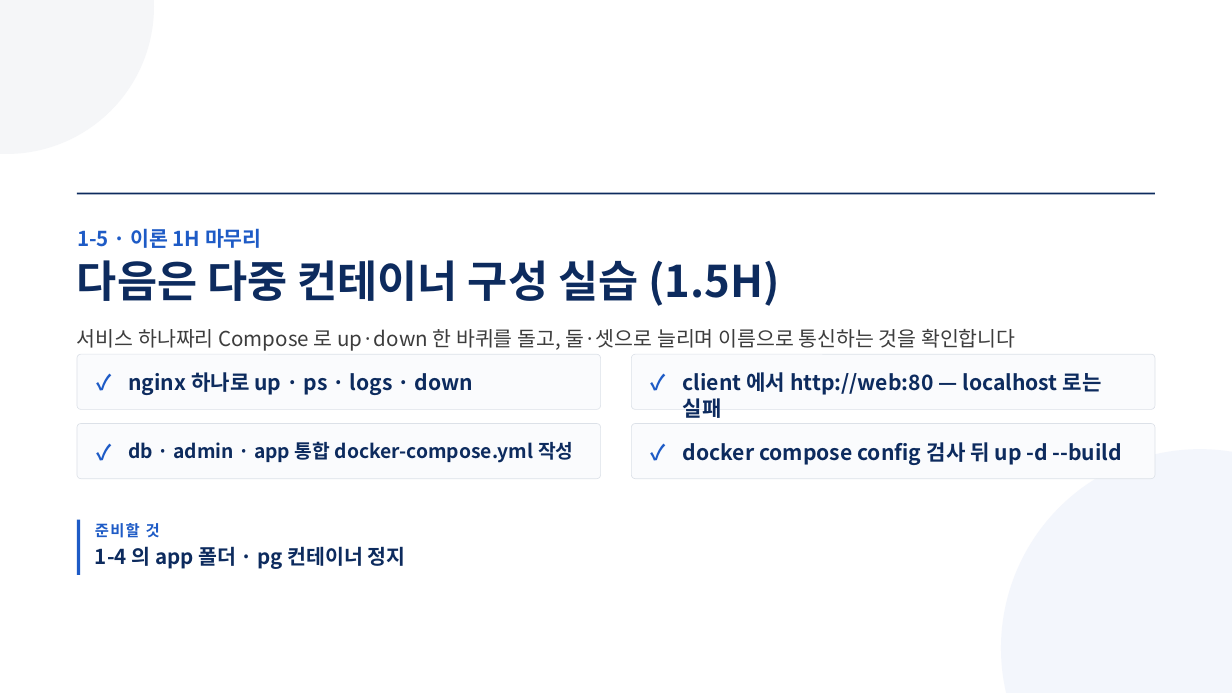
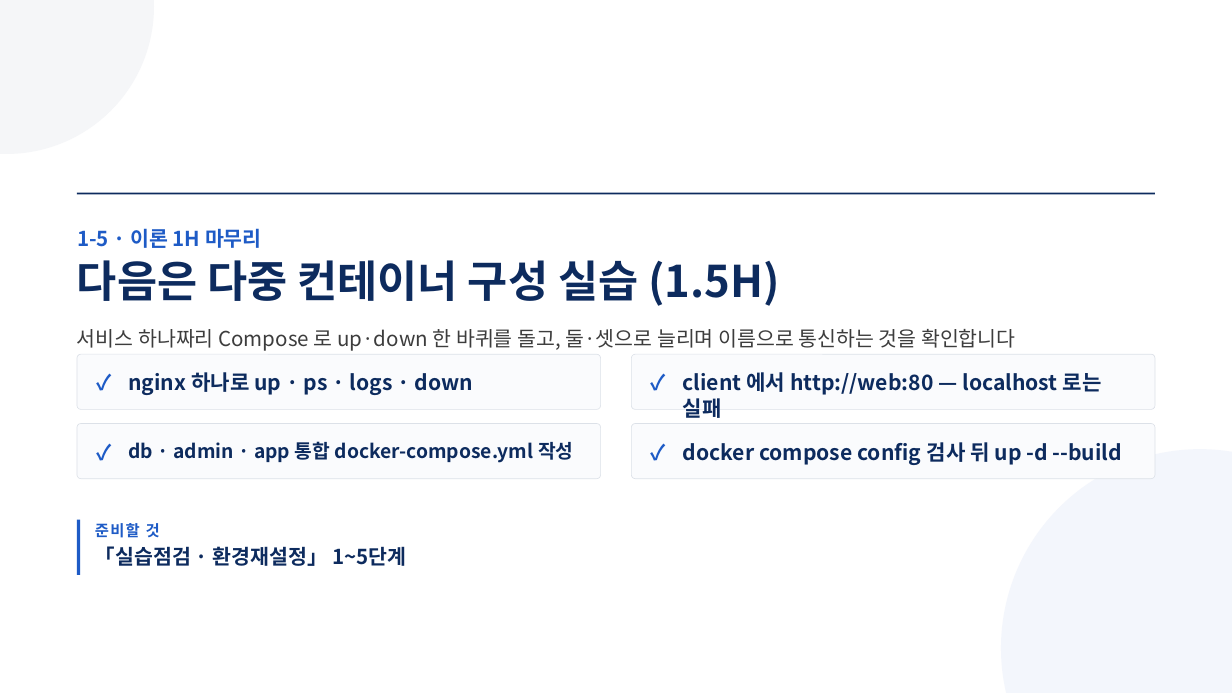
Before and after one commit to aebonlee/materials, a slide deck: slide 10 of data-eng/decks/w1d5s1.pptx. Drawn at 1232x693 pixels with LibreOffice and Linux fonts; fonts in the diff are those of the drawing. Boxes give left, top, right and bottom in pixels: in the first picture for what was removed or moved away, otherwise in the second. Text is boxed around its words. In the diff, an @@ line names an element or a change of style, - is before the commit and + after.

```diff
--- a/data-eng/decks/w1d5s1.pptx
+++ b/data-eng/decks/w1d5s1.pptx
@@ text at (95,546,406,566): text changed @@
-1-4 의 app 폴더 · pg 컨테이너 정지
+「실습점검 · 환경재설정」 1~5단계
```
Also in this commit, not shown: 9 other files.
